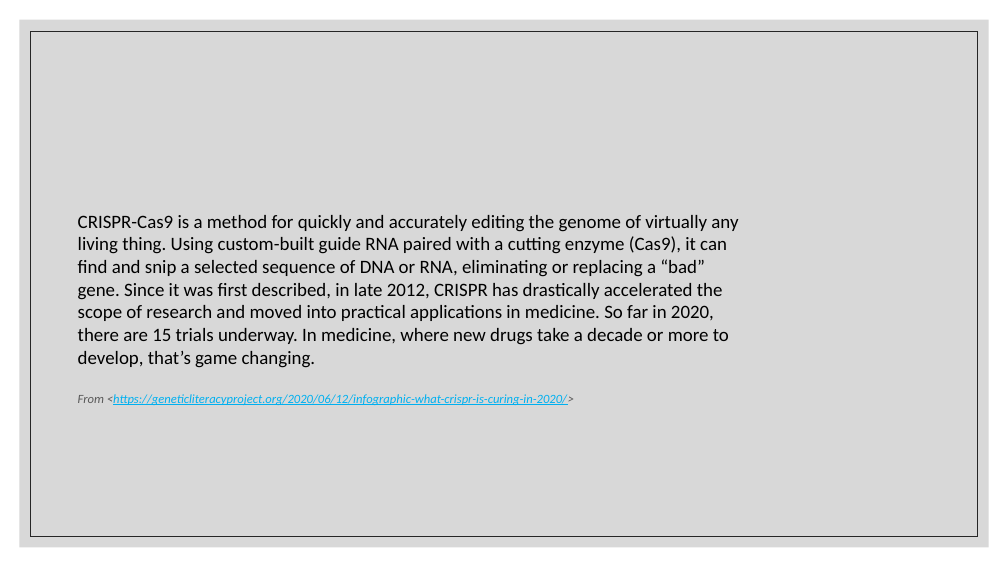
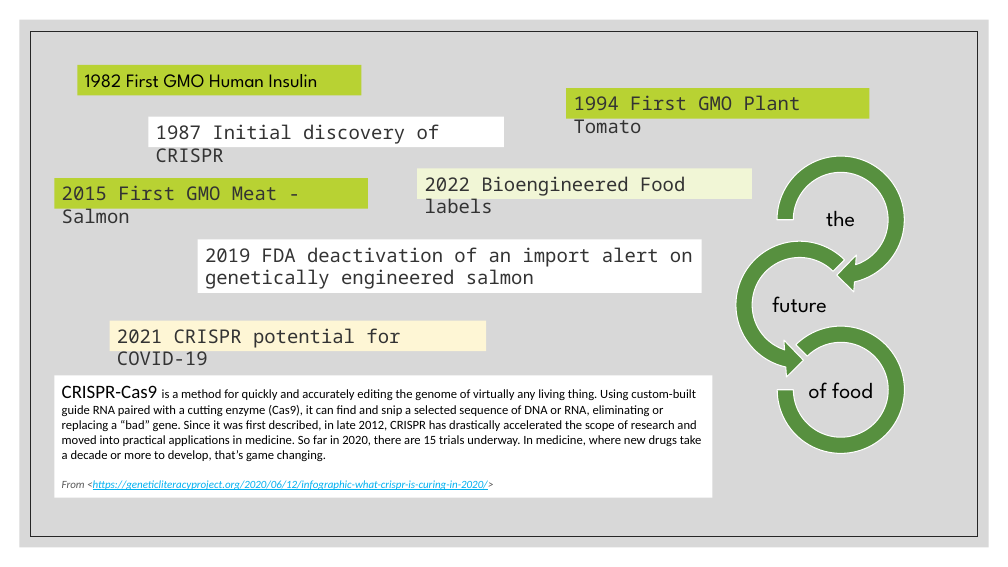
Before and after one commit to annrinTN/capstone_annrumsey, a slide deck: slide 14 of NSS Capstone Ann Rumsey.pptx (slide 24 before the commit). Drawn at 1008x567 pixels with LibreOffice and Linux fonts; fonts in the diff are those of the drawing. Boxes give left, top, right and bottom in pixels: in the first picture for what was removed or moved away, otherwise in the second. Text is boxed around its words. In the diff, an @@ line names an element or a change of style, - is before the commit and + after.

```diff
--- a/NSS Capstone Ann Rumsey.pptx
+++ b/NSS Capstone Ann Rumsey.pptx
@@ rectangle added at [77, 65, 361, 95], fill #B8D233, 18 pt, text #000000 @@
+1982 First GMO Human Insulin
@@ rectangle added at [566, 88, 870, 119], fill #B8D233, 18 pt, text #333333 @@
+1994 First GMO Plant Tomato
@@ rectangle added at [148, 116, 504, 147], fill #FFFFFF, 18 pt, text #333333 @@
+1987 Initial discovery of CRISPR
@@ rectangle added at [54, 178, 368, 209], fill #B8D233, 18 pt, text #333333 @@
+2015 First GMO Meat - Salmon
@@ rectangle added at [417, 169, 752, 199], fill #F1F6D6, 18 pt, text #333333 @@
+2022 Bioengineered Food labels
@@ rectangle added at [197, 240, 702, 293], fill #FFFFFF, 18 pt, text #333333 @@
+2019 FDA deactivation of an import alert on genetically engineered salmon
@@ rectangle added at [110, 321, 486, 351], fill #FEF6D5, 18 pt, text #333333 @@
+2021 CRISPR potential for COVID-19
@@ rectangle "CRISPR-Cas9 is a method for ...": place and size @@
-rectangle "CRISPR-Cas9 is a method for ..." at [78, 215, 738, 405]
+rectangle "CRISPR-Cas9 is a method for ..." at [54, 376, 713, 498]
@@ rectangle "CRISPR-Cas9 is a method for ..." at [54, 376, 713, 498]: size 18 to 12 pt in "is a method for quickly and accurately ..."; size 12 to 10.5 pt in "From <https://geneticliteracyproject.org/2020/06/12/infograp ..."; fill none to #FFFFFF @@
@@ group added at [726, 146, 915, 453]: 3 texts, 1 circular arrow, 1 left circular arrow, 1 arch (boxed as its full ring) @@
+the
+future
+of food
```
Also in this commit, not shown: 5 other slides changed, 7 slides added, 15 slides removed, 8 other files.
